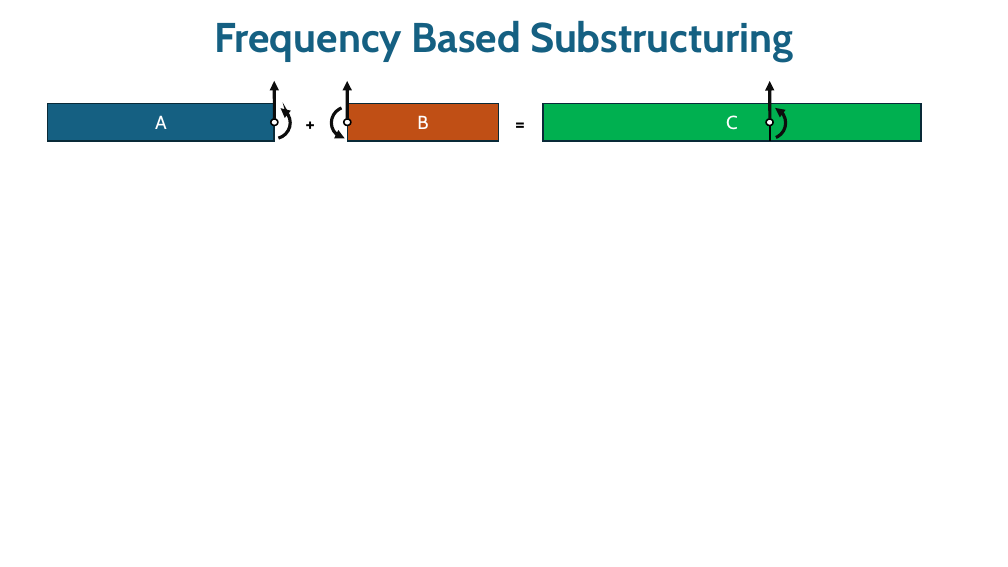
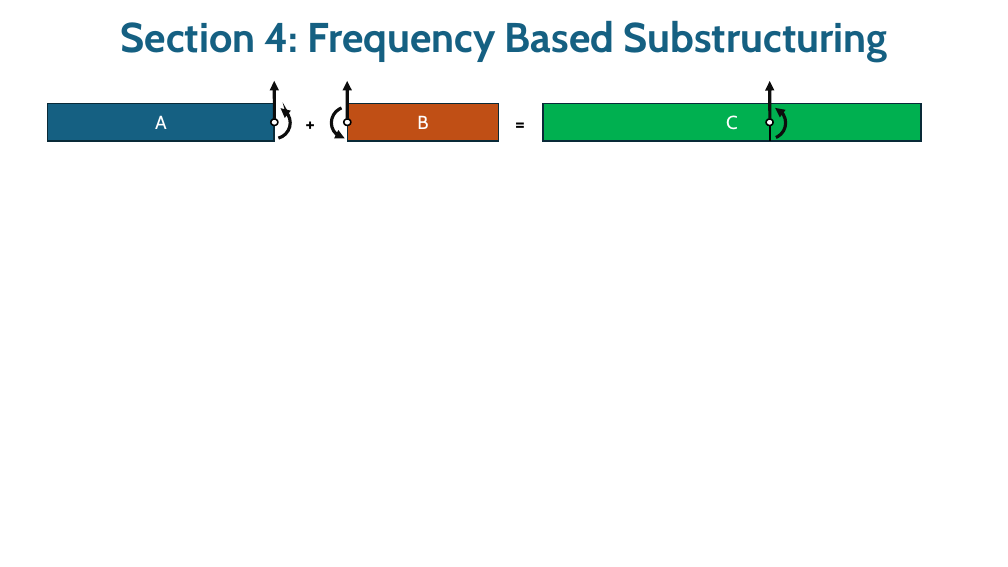
Before and after one commit to spcarte/IMAC_Substructuring_ShortCourse, a slide deck: slide 7 of Course Notes/Mod5_NumericalExamples.pptx. Drawn at 1008x567 pixels with LibreOffice and Linux fonts; fonts in the diff are those of the drawing; grey boxes stand for pictures; background and template pictures are left out. Boxes give left, top, right and bottom in pixels: in the first picture for what was removed or moved away, otherwise in the second. Text is boxed around its words. In the diff, an @@ line names an element or a change of style, - is before the commit and + after.

```diff
--- a/Course Notes/Mod5_NumericalExamples.pptx
+++ b/Course Notes/Mod5_NumericalExamples.pptx
@@ title at (121,20,887,62): text changed @@
-Frequency Based Substructuring
+Section 4: Frequency Based Substructuring
```
Also in this commit, not shown: 11 other slides changed.
